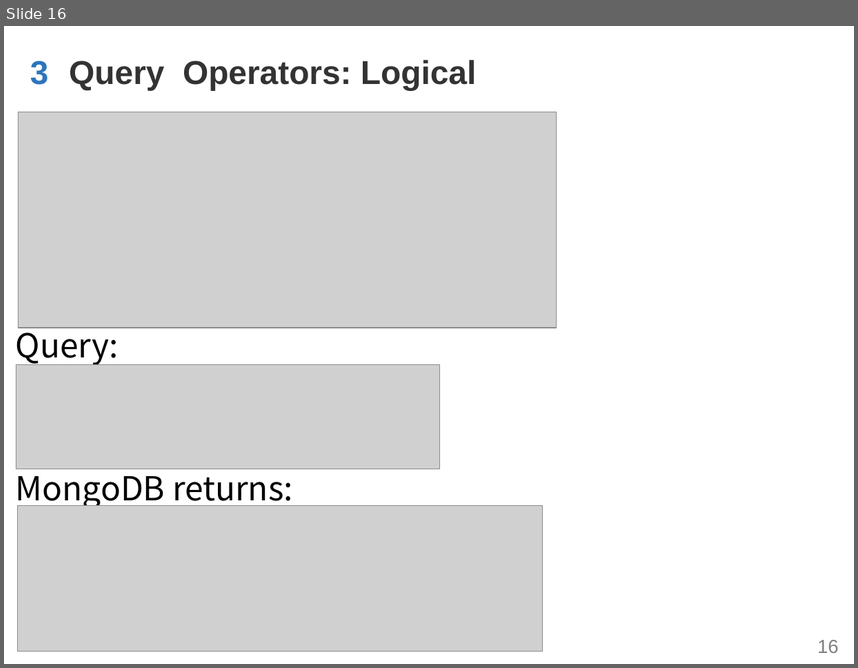
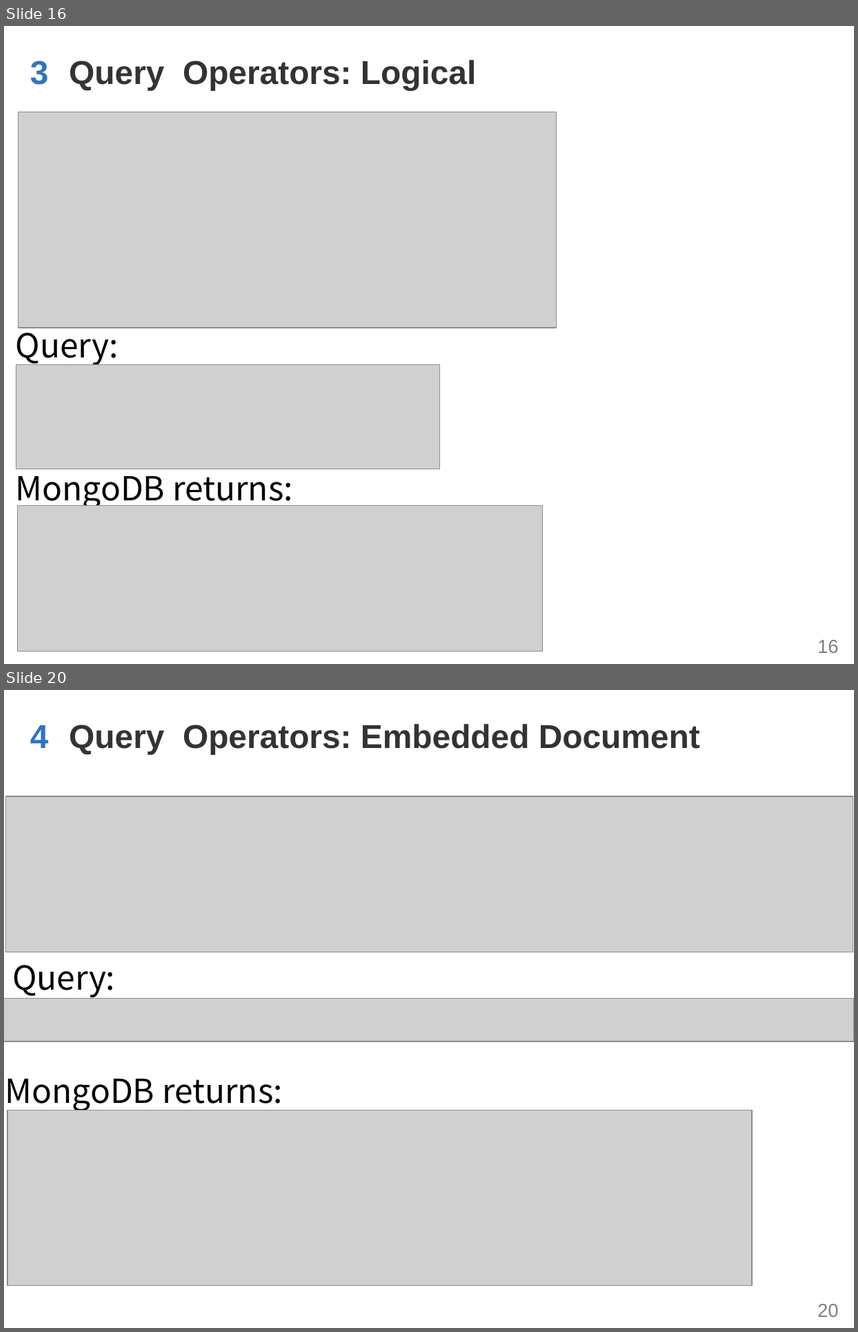
Before and after one commit to WenhaoXu/full-stack-web-course, a slide deck: db/mongodb/2017/materials/MongoDB_CH2(2)_Query.pptx. Shown one above the other, each under a label of ours: slide 16 before the commit, slides 16 and 20 after it; the slides between them are not shown. The pictures are 858x668 and 858x1332 pixels, drawn with LibreOffice and Linux fonts; fonts in the diff are those of the drawing; grey boxes stand for pictures; background and template pictures are left out. Boxes give left, top, right and bottom in pixels: in the first picture for what was removed or moved away, otherwise in the second. Text is boxed around its words. In the diff, an @@ line names an element or a change of style, - is before the commit and + after.

Commit message:
[db] add embedded query op

```diff
--- a/db/mongodb/2017/materials/MongoDB_CH2(2)_Query.pptx
+++ b/db/mongodb/2017/materials/MongoDB_CH2(2)_Query.pptx
@@ slide 20 added at (x1=4, y1=690, x2=854, y2=1328), background #FFFFFF; not listed: 1 template element that a slide beside it also shows @@
@@ text added at (x1=30, y1=725, x2=49, y2=748), 28 pt, text #2D75BC, bold @@
+4
@@ text added at (x1=69, y1=724, x2=700, y2=754), 28 pt, text #333333, bold @@
+Query Operators: Embedded Document
@@ picture added at (x1=5, y1=796, x2=853, y2=952) @@
@@ text added at (x1=12, y1=965, x2=115, y2=998), 28 pt, text #000000 @@
+Query:
@@ picture added at (x1=4, y1=998, x2=854, y2=1042) @@
@@ text added at (x1=5, y1=1078, x2=283, y2=1110), 28 pt, text #000000 @@
+MongoDB returns:
@@ picture added at (x1=7, y1=1110, x2=752, y2=1285) @@
```
Also in this commit, not shown: 4 other slides added, 1 other file.
